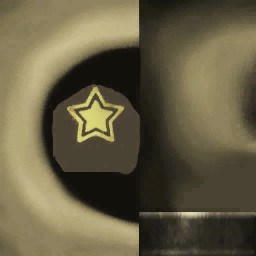
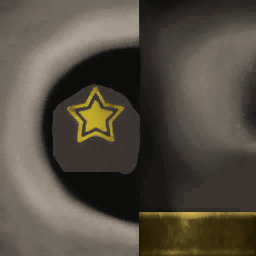
Before/after of a 256x256 layered artwork. What changed in the layer stack:
added layer "Livello 4" above "Luminosità/contrasto 1" over (67, 86, 125, 143)
added layer "Livello 3" above "Mappa sfumatura 1" over (0, 0, 256, 256)
